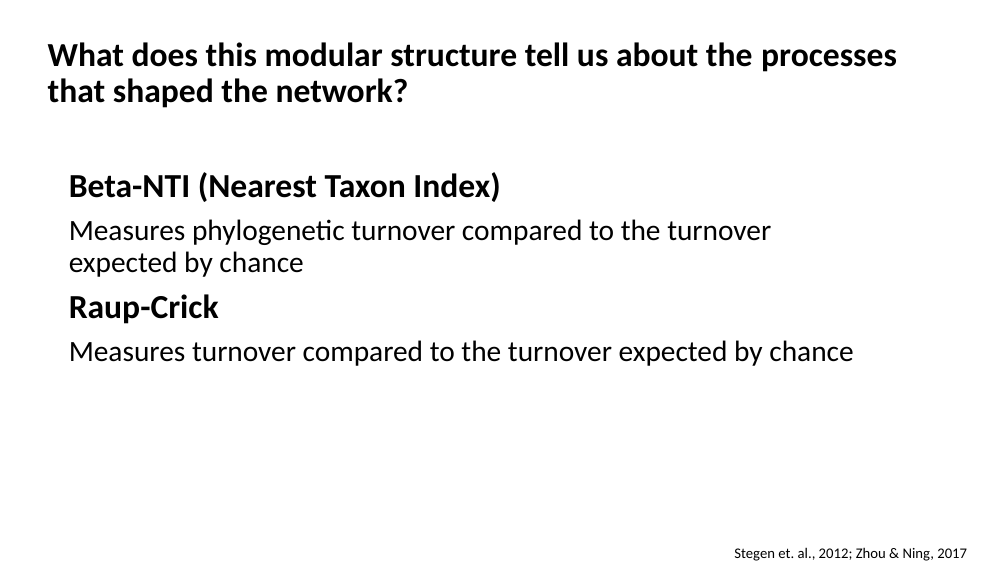
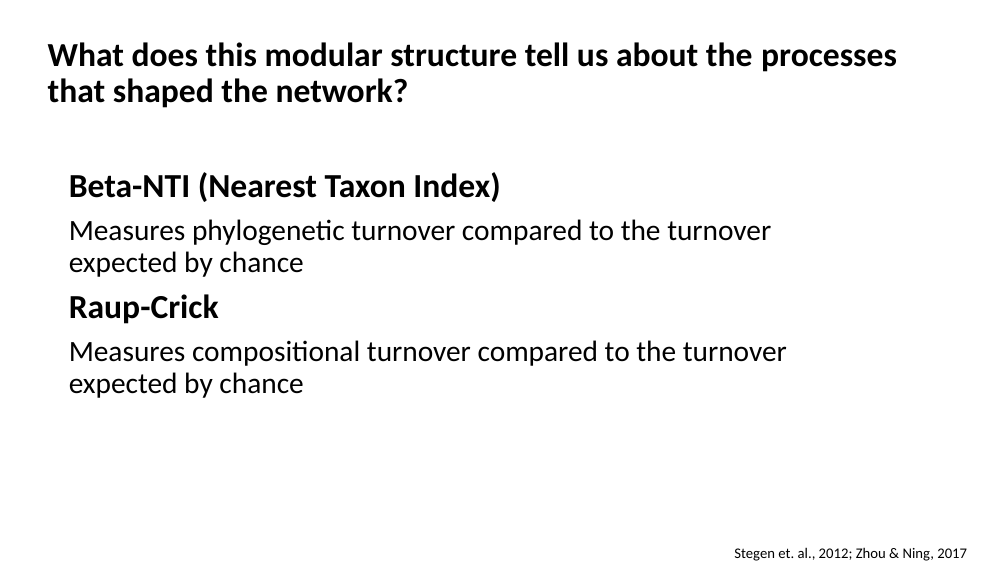
Before and after one commit to Ecological-Complexity-Lab/Microbiome_Structure_Madagascar, a slide deck: slide 17 of presentations/manuscript story.pptx (slide 16 before the commit). Drawn at 1008x567 pixels with LibreOffice and Linux fonts; fonts in the diff are those of the drawing. Boxes give left, top, right and bottom in pixels: in the first picture for what was removed or moved away, otherwise in the second. Text is boxed around its words. In the diff, an @@ line names an element or a change of style, - is before the commit and + after.

```diff
--- a/presentations/manuscript story.pptx
+++ b/presentations/manuscript story.pptx
@@ text at [69,340,787,398]: text changed @@
-Measures turnover compared to the turnover expected by chance
+Measures compositional turnover compared to the turnover expected by chance
```
Also in this commit, not shown: 9 other slides changed, 3 slides added, 3 slides removed.
